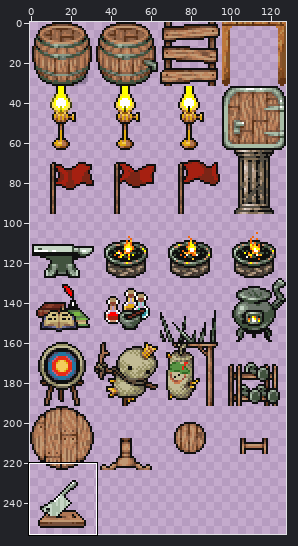
A sprite sheet gets an edit: DwarfCorp/DwarfCorpContent/Entities/Furniture/interior_furniture.png. The first picture is a wide view before the edit; the outline marks the close-up.
Close-up. Before:
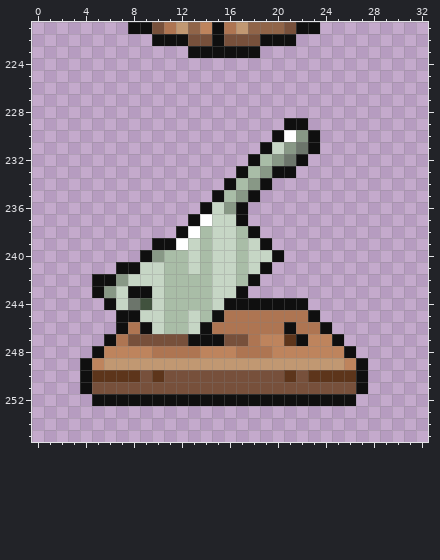
The file is 128x256 pixels. Pixels under 10% opacity are left out. Colours within 5 levels of each other are drawn and written as one. Shown: x 0..32, y 221..255.
Now the later version:
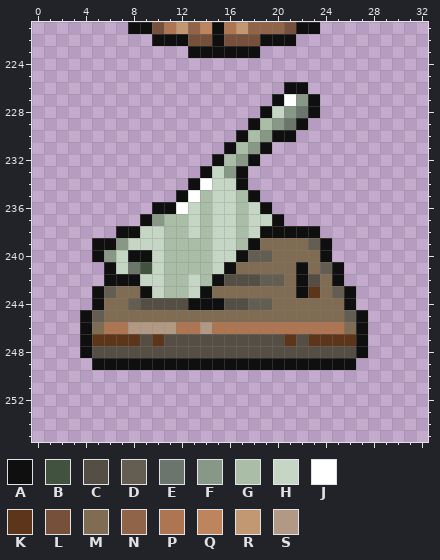
Palette (. is transparent): A #0f0f0f  B #41523e  C #544e44  D #645d51  E #6c756b  F #889886  G #a9bda7  H #c6d6c5  J #ffffff  K #5d351b  L #77503b  M #806c53  N #906448  P #ae7552  Q #be845d  R #c19872  S #b29983
From the commit log: slight tweak to cutting board
The exact change:
{"y":226,"x":21,"old":"..","new":"AA"}
{"y":227,"x":20,"old":"....","new":"AJFA"}
{"y":228,"x":19,"old":".....","new":"AHFEA"}
{"y":229,"x":18,"old":"...A","new":"AGFE"}
{"y":230,"x":17,"old":"...","new":"AGF"}
{"y":230,"x":21,"old":"JFA","new":"A.."}
{"y":231,"x":16,"old":"...","new":"AGF"}
{"y":231,"x":20,"old":"HFEA","new":"...."}
{"y":232,"x":15,"old":"...","new":"AGF"}
{"y":232,"x":19,"old":"GFEA","new":"...."}
{"y":233,"x":14,"old":"...","new":"AHF"}
{"y":233,"x":18,"old":"GFAA","new":"...."}
{"y":234,"x":13,"old":"...AGFA","new":"AJHHA.."}
{"y":235,"x":12,"old":"...AGF","new":"AJGHHG"}
{"y":236,"x":10,"old":"....A","new":"AAJHG"}
{"y":236,"x":16,"old":"FA..","new":"HGHA"}
{"y":237,"x":9,"old":"....AJ","new":"AFGGHG"}
{"y":237,"x":17,"old":"A...","new":"GHHA"}
{"y":238,"x":7,"old":".....AJ","new":"AAHHGGH"}
{"y":238,"x":18,"old":"A.....","new":"HAAAAA"}
{"y":239,"x":5,"old":".....AAJH","new":"AAFHHHGGG"}
{"y":239,"x":18,"old":"HA.....","new":"AMMMMDA"}
{"y":240,"x":5,"old":"....","new":"AFHA"}
{"y":240,"x":10,"old":"F","new":"H"}
{"y":240,"x":13,"old":"H","new":"G"}
{"y":240,"x":17,"old":"GHHA....","new":"ADDMMMMA"}
{"y":241,"x":6,"old":".AAH","new":"AHEB"}
{"y":241,"x":13,"old":"H","new":"G"}
{"y":241,"x":16,"old":"HGHA......","new":"AMMMMMAMDA"}
{"y":242,"x":5,"old":"A","new":"."}
{"y":242,"x":7,"old":"FH","new":"AA"}
{"y":242,"x":13,"old":"G","new":"H"}
{"y":242,"x":15,"old":"HHGA.......","new":"ACCCDDMACMA"}
{"y":243,"x":6,"old":"FHA","new":"DMM"}
{"y":243,"x":13,"old":"GGHHA.........","new":"HAMMMMMMMAKMDA"}
{"y":244,"x":5,"old":".AHEBHGGGGHAAAAAAA....","new":"AMMDCCCCAAACCDDMMMMMMA"}
{"y":245,"x":4,"old":"...AAHHGGHGAPPPPPPPA....","new":"ADMMMMMMMMMMMMMMMMMMMMDA"}
{"y":246,"x":4,"old":"...APAHGGHA","new":"AMPPSSSSPPS"}
{"y":246,"x":21,"old":"A","new":"P"}
{"y":246,"x":24,"old":"A...","new":"PPMA"}
{"y":247,"x":4,"old":"..APLLLLLAAALLPQQ","new":"AKKKKCKCCCCCCCCCC"}
{"y":247,"x":22,"old":"AQQA..","new":"CKKKKA"}
{"y":248,"x":4,"old":".AQQQQPPPPQQQPPPQQQQQQA.","new":"ACCCCCCCCCCCCCCCCCCCCCCA"}
{"y":249,"x":4,"old":"AQRRRRRRRRRRRRRRRRRRRRQA","new":".AAAAAAAAAAAAAAAAAAAAAA."}
{"y":250,"x":4,"old":"AKKKKLKLLLLLLLLLLKLKKKKA","new":"........................"}
{"y":251,"x":4,"old":"ALLLLLLLLLLLLLLLLLLLLLLA","new":"........................"}
{"y":252,"x":5,"old":"AAAAAAAAAAAAAAAAAAAAAA","new":"......................"}
{"label":"changed","picture_box":[80,82,368,406]}
